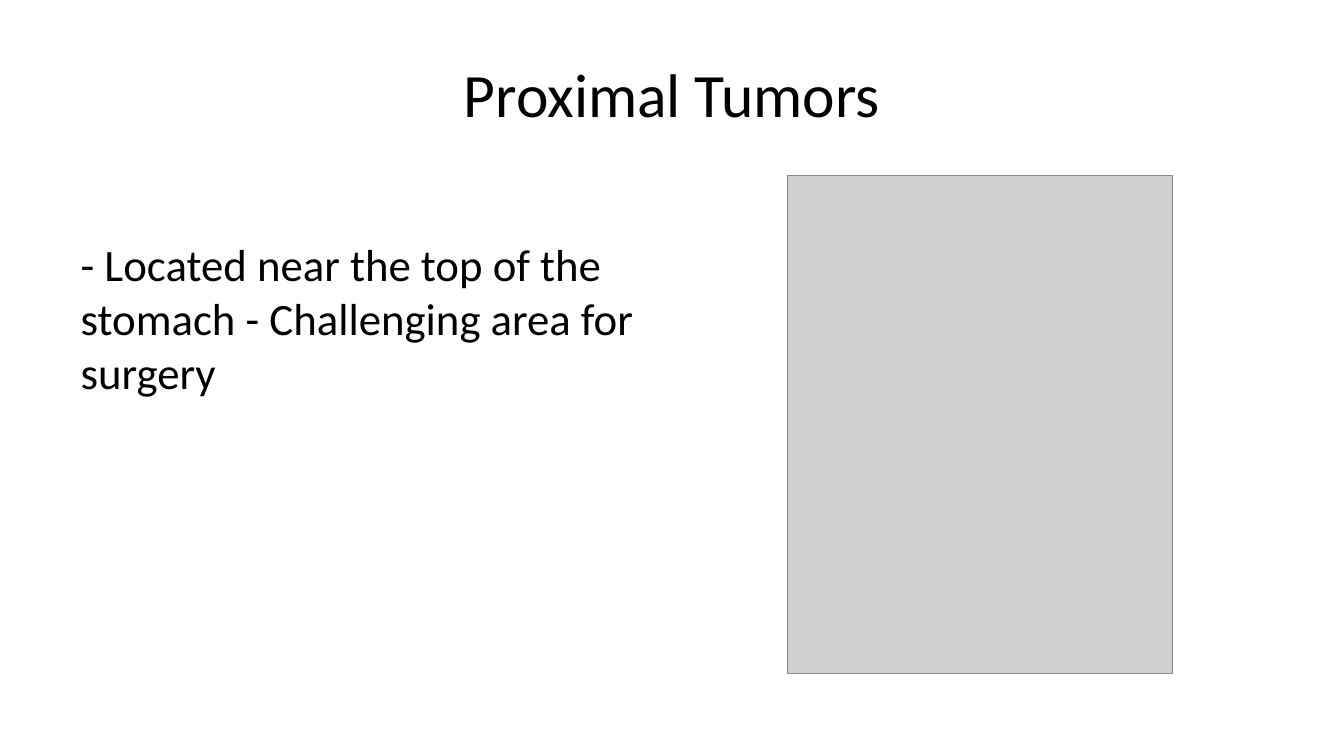
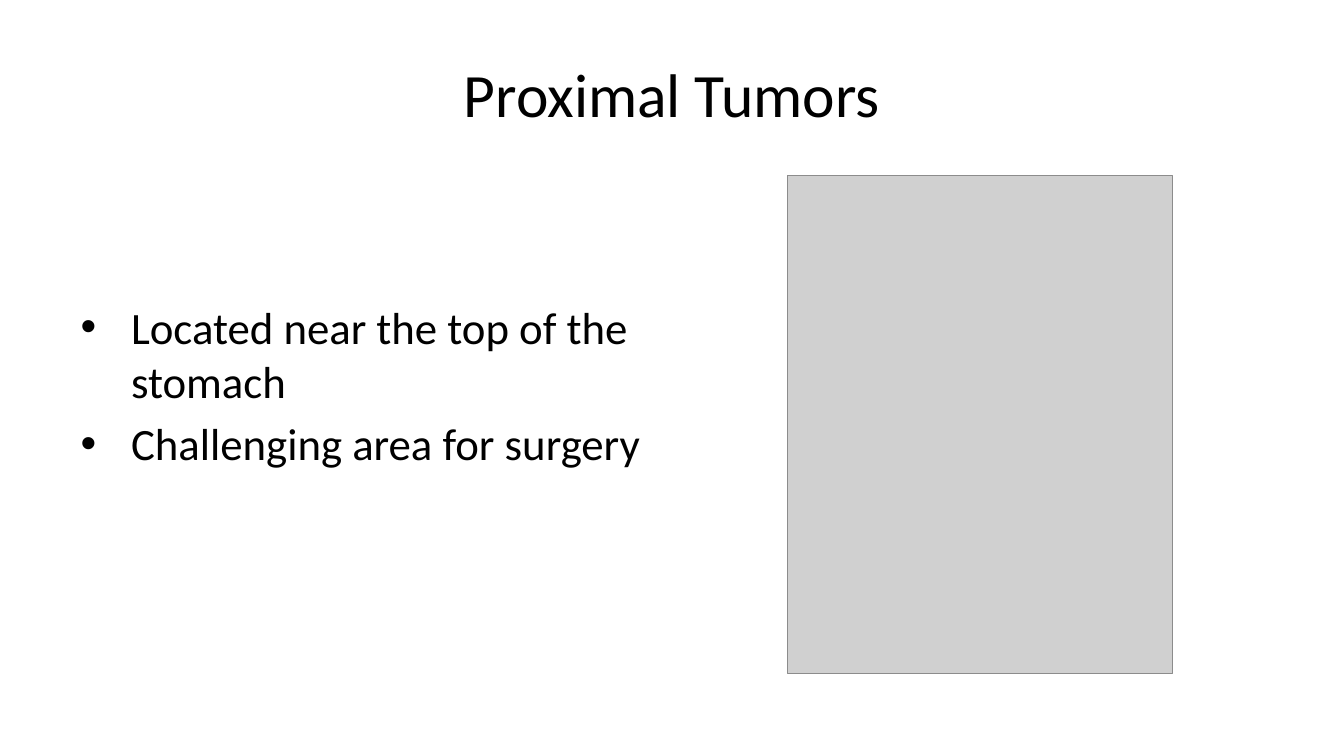
Before and after one commit to jcsalo/patient_education, a slide deck: slide 14 of lci_gist.pptx (slide 12 before the commit). Drawn at 1344x756 pixels with LibreOffice and Linux fonts; fonts in the diff are those of the drawing; grey boxes stand for pictures. Boxes give left, top, right and bottom in pixels: in the first picture for what was removed or moved away, otherwise in the second. Text is boxed around its words. In the diff, an @@ line names an element or a change of style, - is before the commit and + after.

```diff
--- a/lci_gist.pptx
+++ b/lci_gist.pptx
@@ text at [131, 313, 640, 468]: text changed @@
-- Located near the top of the stomach - Challenging area for surgery
+• Located near the top of the stomach
+• Challenging area for surgery
```
Also in this commit, not shown: 2 other slides changed, 2 slides added, 52 other files.
